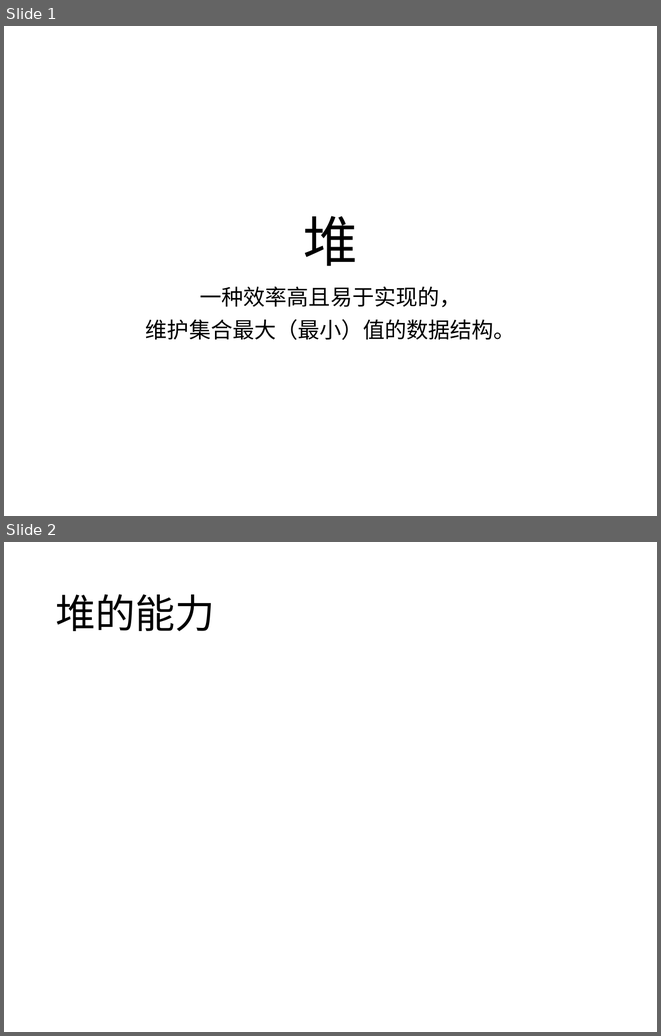
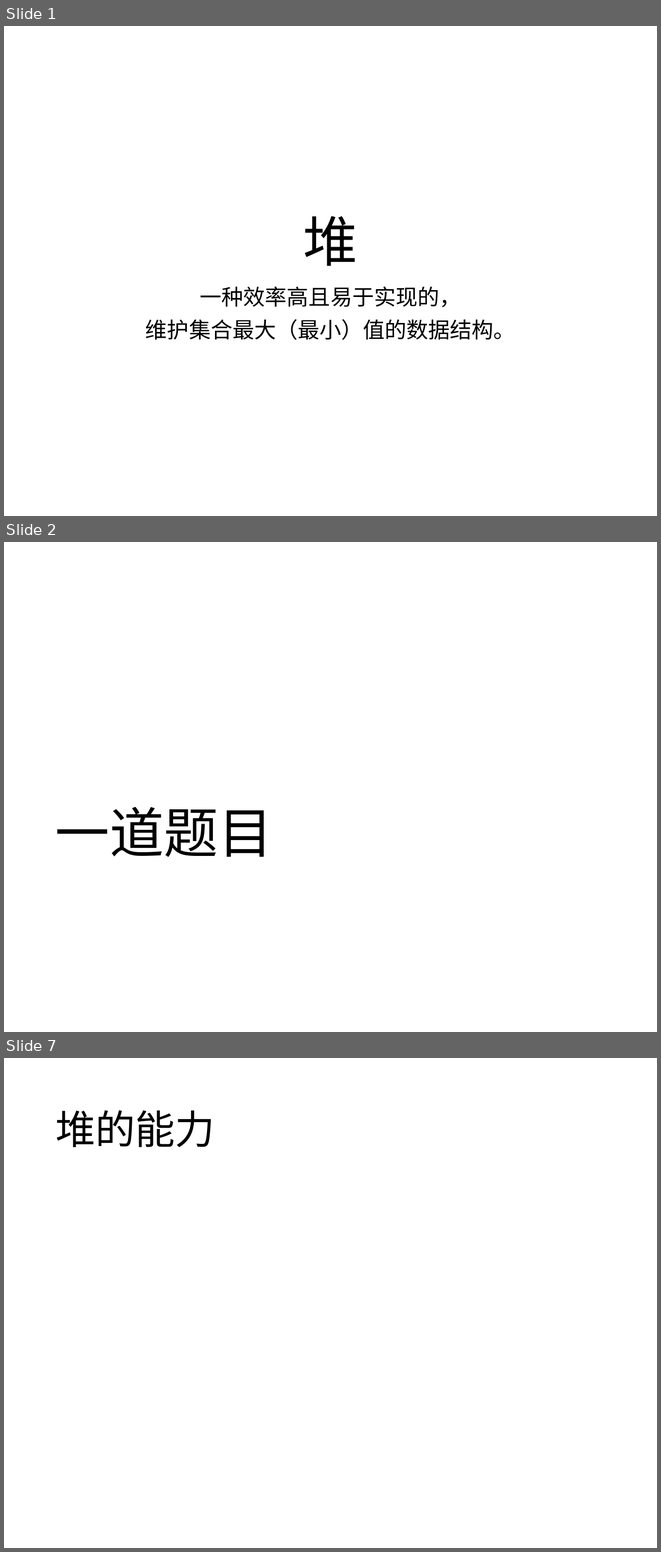
Before and after one commit to A0nameless0man/Pile, a slide deck: Algorithms/Data_Structure/HeapBasedPriorityQueue/Heap.pptx. Shown one above the other, each under a label of ours: slides 1 and 2 before the commit, slides 1, 2 and 7 after it; the slides between them are not shown. The pictures are 661x1036 and 661x1552 pixels, drawn with LibreOffice and Linux fonts; fonts in the diff are those of the drawing; grey boxes stand for pictures. Boxes give left, top, right and bottom in pixels: in the first picture for what was removed or moved away, otherwise in the second. Text is boxed around its words. In the diff, an @@ line names an element or a change of style, - is before the commit and + after.

```diff
--- a/Algorithms/Data_Structure/HeapBasedPriorityQueue/Heap.pptx
+++ b/Algorithms/Data_Structure/HeapBasedPriorityQueue/Heap.pptx
@@ slide 2 added at <box>4,542,657,1032</box>, background #FFFFFF @@
@@ title added at <box>55,806,273,857</box>, 60 pt, text #000000 @@
+一道题目
@@ what was slide 2 is now slide 7 @@
```
Also in this commit, not shown: 2 slides changed, 5 other slides added.
